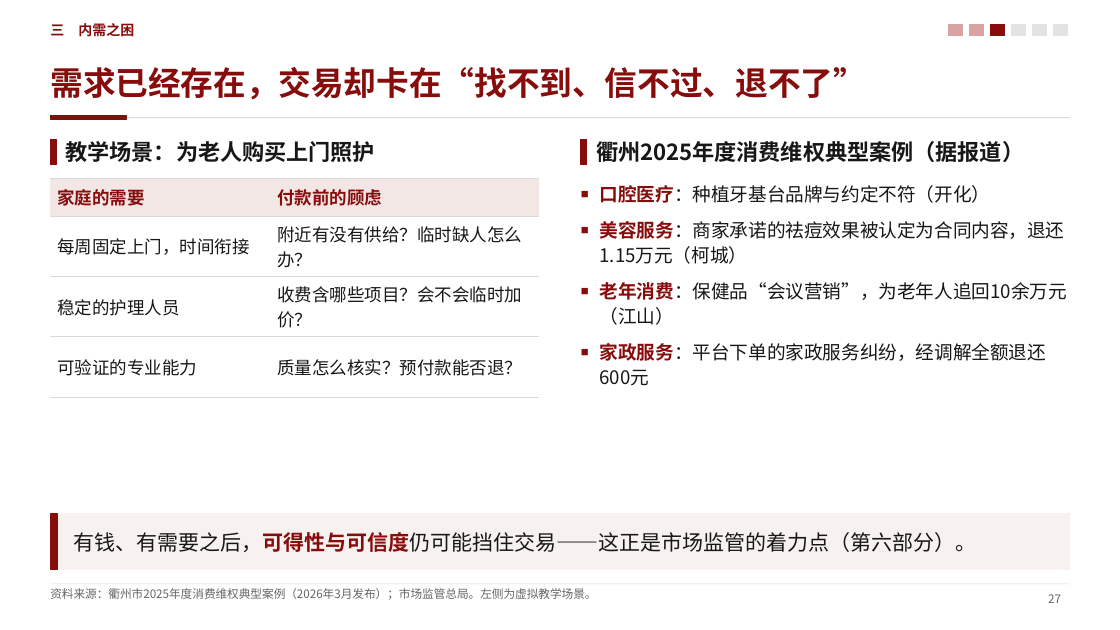
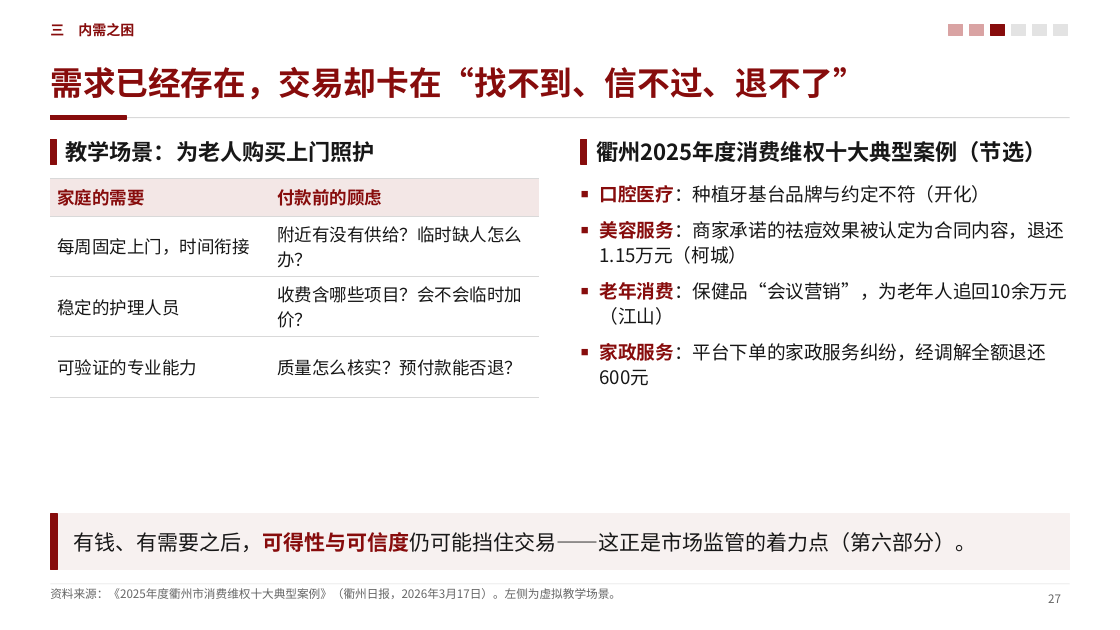
Before and after one commit to zerongwong/zerongwong.github.io, a slide deck: slide 27 of talks/2026-10-consumption-regulation/消费提振视角下的中国宏观经济形势分析_第三稿.pptx. Drawn at 1120x630 pixels with LibreOffice and Linux fonts; fonts in the diff are those of the drawing. Boxes give left, top, right and bottom in pixels: in the first picture for what was removed or moved away, otherwise in the second. Text is boxed around its words. In the diff, an @@ line names an element or a change of style, - is before the commit and + after.

```diff
--- a/talks/2026-10-consumption-regulation/消费提振视角下的中国宏观经济形势分析_第三稿.pptx
+++ b/talks/2026-10-consumption-regulation/消费提振视角下的中国宏观经济形势分析_第三稿.pptx
@@ text at (596,141,1046,162): text changed @@
-衢州2025年度消费维权典型案例（据报道）
+衢州2025年度消费维权十大典型案例（节选）
@@ text at (50,588,621,599): text changed @@
-资料来源：衢州市2025年度消费维权典型案例（2026年3月发布）；市场监管总局。左侧为虚拟教学场景。
+资料来源：《2025年度衢州市消费维权十大典型案例》（衢州日报，2026年3月17日）。左侧为虚拟教学场景。
```
Also in this commit, not shown: 5 other slides changed, 7 other files.
